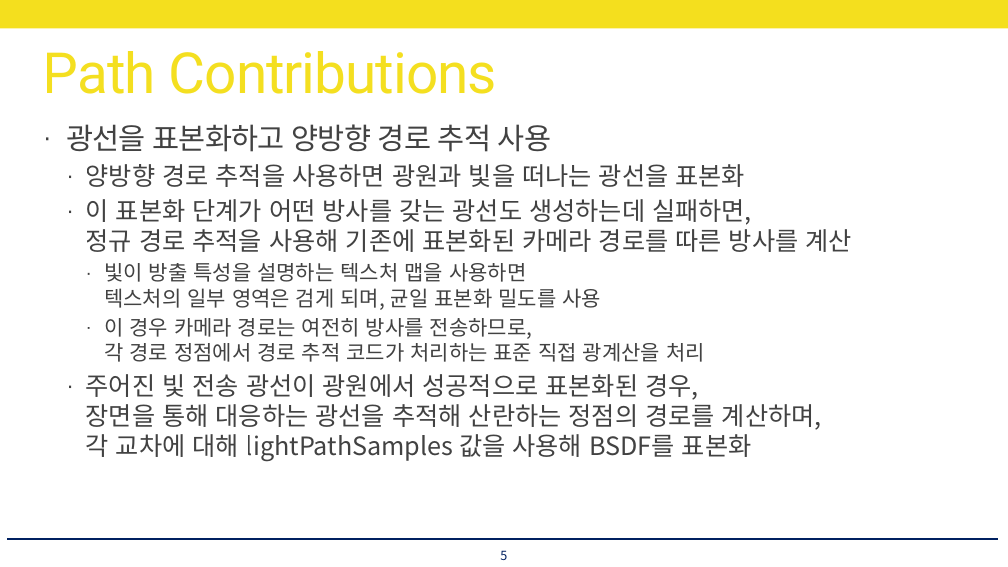
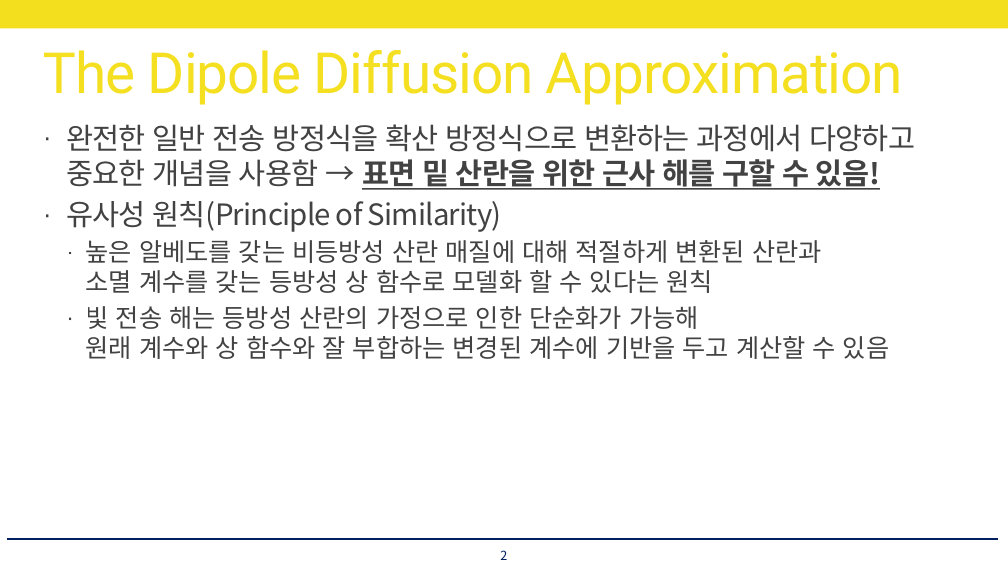
Before and after one commit to utilForever/PBRStudy, a slide deck: slide 2 of Physically Based Rendering - Chapter 16, Part 3.pptx (slide 5 before the commit). Drawn at 1008x567 pixels with LibreOffice and Linux fonts; fonts in the diff are those of the drawing. Boxes give left, top, right and bottom in pixels: in the first picture for what was removed or moved away, otherwise in the second. Text is boxed around its words. In the diff, an @@ line names an element or a change of style, - is before the commit and + after.

```diff
--- a/Physically Based Rendering - Chapter 16, Part 3.pptx
+++ b/Physically Based Rendering - Chapter 16, Part 3.pptx
@@ title at bbox=[43, 50, 903, 105]: text changed @@
-Path Contributions
+The Dipole Diffusion Approximation
@@ text at bbox=[66, 124, 915, 359]: text changed @@
-· 광선을 표본화하고 양방향 경로 추적 사용
-  · 양방향 경로 추적을 사용하면 광원과 빛을 떠나는 광선을 표본화
-  · 이 표본화 단계가 어떤 방사를 갖는 광선도 생성하는데 실패하면,
-    정규 경로 추적을 사용해 기존에 표본화된 카메라 경로를 따른 방사를 계산
-    · 빛이 방출 특성을 설명하는 텍스처 맵을 사용하면
-      텍스처의 일부 영역은 검게 되며, 균일 표본화 밀도를 사용
-    · 이 경우 카메라 경로는 여전히 방사를 전송하므로,
-      각 경로 정점에서 경로 추적 코드가 처리하는 표준 직접 광계산을 처리
-  · 주어진 빛 전송 광선이 광원에서 성공적으로 표본화된 경우,
-    장면을 통해 대응하는 광선을 추적해 산란하는 정점의 경로를 계산하며,
-    각 교차에 대해 lightPathSamples 값을 사용해 BSDF를 표본화
+· 완전한 일반 전송 방정식을 확산 방정식으로 변환하는 과정에서 다양하고
+  중요한 개념을 사용함 → 표면 밑 산란을 위한 근사 해를 구할 수 있음!
+· 유사성 원칙(Principle of Similarity)
+  · 높은 알베도를 갖는 비등방성 산란 매질에 대해 적절하게 변환된 산란과
+    소멸 계수를 갖는 등방성 상 함수로 모델화 할 수 있다는 원칙
+  · 빛 전송 해는 등방성 산란의 가정으로 인한 단순화가 가능해
+    원래 계수와 상 함수와 잘 부합하는 변경된 계수에 기반을 두고 계산할 수 있음
@@ page number at bbox=[500, 550, 507, 560]: text changed @@
-5
+2
```
Also in this commit, not shown: 2 slides added, 51 slides removed.
